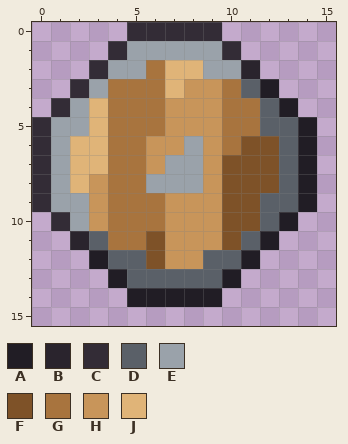
Pixel-art file, stored at resources/gfx/ui/icons/items/militia_wooden_shield.aseprite. This is how it looked before the edit.
16x16 pixels, 1 frame. Colours within 5 levels of each other are drawn and written as one.
Palette (. is transparent): A #211d25  B #2a242d  C #332c36  D #5a6068  E #9aa2aa  F #7e5228  G #a8743e  H #c8955a  J #e0b478
Pixels before, first column x 0:
 0 .....CCCCC.....
 1 ....CEEEEEC....
 2 ...CEEGJJEEB...
 3 ..CEGGGJHHGDA..
 4 .CEJGGGHHHGGDA.
 5 CEEJGGGHHHGGDDA
 6 CEJJGGHHEHGFFDA
 7 CEJJGGHEEHFFFDA
 8 CEJHGGEEEHFFFDA
 9 CEEHGGGHHHFFDDA
10 .CEHGGGHHHFFDA.
11 ..BDGGFHHHFDA..
12 ...ADDFHHDDA...
13 ....ADDDDDA....
14 .....AAAAA.....
After the commit:
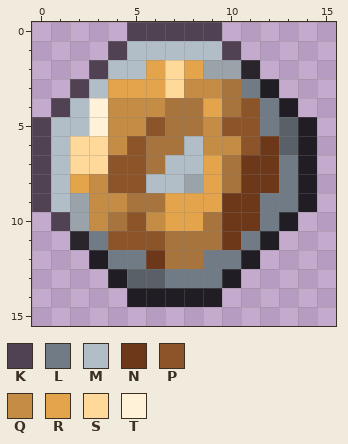
Colours new in this view: K #514253  L #717b85  M #b1bec7  N #6d3719  P #8b5429  Q #c58c45  R #e3a44b  S #ffd999  T #fff2d9
Edits made:
Changed rows in their new state; - is an unchanged pixel.
first column x 0:
 0 -----KKKKK----
 1 ----KMMMMMK---
 2 ---KMMRSR-----
 3 --KMRRRSQQ-L--
 4 -KMTQQQGGR-PL-
 5 KMMTQQPGGQPPL-
 6 KMSSQPGGMQQPN-
 7 KMSSPPGMMRGNNL
 8 KMRQPPMM-RGNNL
 9 KM-QQ--RRRNNLL
10 -K-Q-PQRRGNNL-
11 ---LPPPGGGNL--
12 ----LLNGGLL---
13 -------LLL----
Changed places in both pictures, as pixel boxes (x1, y1, x2, y2):
changed: (32, 22, 298, 288)
